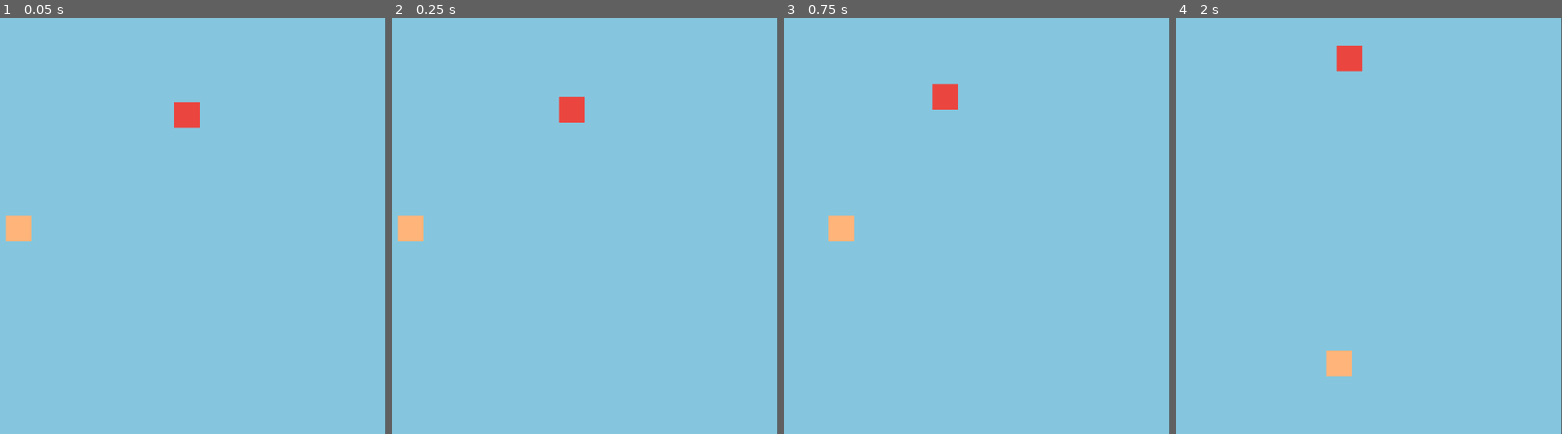
Above: before the commit, frames 1-4 (left to right).
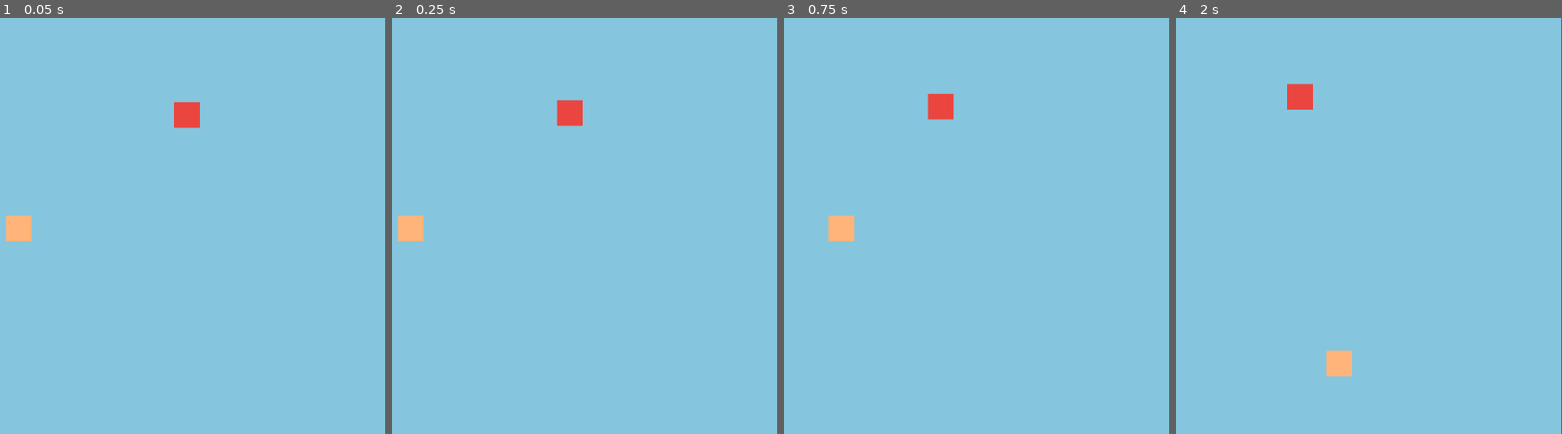
Above: after the commit, the same moments.

Repository: GuilhermeJuventino/Dog-Cleanup
Game: Godot game, scene res://prefabs/game.tscn
Same seed, same stepped clock (60 frames per second), same inputs: the game is played once before the commit and once after it.
Inputs:
- Up to frame 1 (0.05 s): no input
- Up to frame 2 (0.25 s): no input
- Up to frame 3 (0.75 s): hold Right (Right) from 0.53 s (still down)
- Up to frame 4 (2 s): release Right (Right) at 1.28 s; hold Down (Down) from 1.28 s (still down)

Frame 1 is identical in both runs. In frame 2, 0.2% of the frame differs, in the area x 42-50%, y 18-27%; in frame 3, 0.4%; in frame 4, 0.9%, in the area x 28-49%, y 6-23%.

Commit message:
Added an idle state for dog

Diff:
--- a/dog/dog.gd
+++ b/dog/dog.gd
@@ -1,5 +1,5 @@
+# Dog script (Which is here just to call move_and_slide()
 extends CharacterBody2D
-
 
 func _physics_process(_delta):
 	move_and_slide()
--- a/dog/dog.tscn
+++ b/dog/dog.tscn
@@ -1,8 +1,9 @@
-[gd_scene load_steps=5 format=3 uid="uid://b4r2un1415tvy"]
+[gd_scene load_steps=6 format=3 uid="uid://b4r2un1415tvy"]
 
 [ext_resource type="Script" path="res://dog/dog.gd" id="1_p00a8"]
 [ext_resource type="Script" path="res://states/state_machine.gd" id="2_wmhcd"]
 [ext_resource type="Script" path="res://states/dog_idle.gd" id="3_7vorx"]
+[ext_resource type="Script" path="res://states/dog_wander.gd" id="3_tb0c6"]
 
 [sub_resource type="RectangleShape2D" id="RectangleShape2D_7nnrs"]
 size = Vector2(40, 40)
@@ -13,6 +14,7 @@
 [node name="Body" type="CharacterBody2D" parent="."]
 collision_layer = 2
 collision_mask = 16385
+motion_mode = 1
 script = ExtResource("1_p00a8")
 
 [node name="ColorRect" type="ColorRect" parent="Body"]
@@ -26,7 +28,11 @@
 
 [node name="StateMachine" type="Node" parent="Body" node_paths=PackedStringArray("initial_state")]
 script = ExtResource("2_wmhcd")
-initial_state = NodePath("DogIdle")
+initial_state = NodePath("DogWander")
+
+[node name="DogWander" type="Node" parent="Body/StateMachine" node_paths=PackedStringArray("dog")]
+script = ExtResource("3_tb0c6")
+dog = NodePath("../..")
 
 [node name="DogIdle" type="Node" parent="Body/StateMachine" node_paths=PackedStringArray("dog")]
 script = ExtResource("3_7vorx")
--- a/player/player.gd
+++ b/player/player.gd
@@ -1,3 +1,4 @@
+# Player script
 extends CharacterBody2D
 
 const SPEED = 300.0
--- a/player/player.tscn
+++ b/player/player.tscn
@@ -10,6 +10,7 @@
 
 [node name="Body" type="CharacterBody2D" parent="."]
 collision_mask = 16386
+motion_mode = 1
 script = ExtResource("1_2644f")
 
 [node name="Texture" type="ColorRect" parent="Body"]
--- a/states/dog_idle.gd
+++ b/states/dog_idle.gd
@@ -1,25 +1,24 @@
+# Dog idle state class
 extends State
 class_name DogIdle
 
 @export var dog: CharacterBody2D
-@export var move_speed := 70.0
 
-var move_direction: Vector2
-var wander_time: float
+var wait_time: float
 
-func randomize_wander():
-	move_direction = Vector2(randf_range(-1, 1), randf_range(-1, 1)).normalized()
-	wander_time = randf_range(1, 3)
+func randomize_wait():
+	wait_time = randf_range(1, 3)
 
 func enter():
-	randomize_wander()
+	randomize_wait()
 
 func update(delta: float):
-	if wander_time > 0:
-		wander_time -= delta
+	if wait_time > 0:
+		wait_time -= delta
 	else:
-		randomize_wander()
+		Transitioned.emit(self, "DogWander")
 
 func physics_update(_delta: float):
 	if dog:
-		dog.velocity = move_direction * move_speed
+		dog.velocity.x = 0
+		dog.velocity.y = 0
--- /dev/null
+++ b/states/dog_wander.gd
@@ -0,0 +1,30 @@
+# Dog wander state class
+extends State
+class_name DogWander
+
+@export var dog: CharacterBody2D
+@export var move_speed := 70.0
+
+var move_direction: Vector2
+var wander_time: float
+
+func randomize_wander():
+	# Randomizing the direction the dog will wander to and for how long it will move in that direction
+	move_direction = Vector2(randf_range(-1, 1), randf_range(-1, 1)).normalized()
+	wander_time = randf_range(1, 3)
+
+func enter():
+	# Randomizing dog's wander direction and time upon entering wander state
+	randomize_wander()
+
+func update(delta: float):
+	# Updating wander time and transitioning to idle state after wander time expires
+	if wander_time > 0:
+		wander_time -= delta
+	else:
+		Transitioned.emit(self, "DogIdle")
+
+func physics_update(_delta: float):
+	# Updating dog's position
+	if dog:
+		dog.velocity = move_direction * move_speed
--- a/states/state.gd
+++ b/states/state.gd
@@ -1,16 +1,22 @@
+# Basic state class
 extends Node
 class_name State
 
+# Signal used for transitioning between states
 signal Transitioned
 
 func enter():
+	# For entering a new state
 	pass
 
 func exit():
+	# For exiting current state
 	pass
 
 func update(_delta: float):
+	# For updating non-physics related aspects of current state
 	pass
 
 func physics_update(_delta: float):
+	# For updating physics related aspects of current state
 	pass
--- a/states/state_machine.gd
+++ b/states/state_machine.gd
@@ -1,3 +1,4 @@
+# Basic state machine class
 extends Node
 
 @export var initial_state: State
@@ -6,34 +7,46 @@
 var states: Dictionary = {}
 
 func _ready():
+	# Getting all states in the state machine
 	for child in get_children():
 		if child is State:
 			states[child.name.to_lower()] = child
+
+			# Connecting child State to transitioned signal
 			child.Transitioned.connect(on_child_transition)
 
+	# Entering initial state
 	if initial_state:
 		initial_state.enter()
 		current_state = initial_state
 
 func _process(delta):
+	# Updating non-physics aspects of current state
 	if current_state:
 		current_state.update(delta)
 
 func _physics_process(delta):
+	# Updating physics aspects of current state
 	if current_state:
 		current_state.physics_update(delta)
 
 func on_child_transition(state, new_state_name):
+	# Transitioning between states
+
+	# Returning if state is not equal to current state to prevent errors
 	if state != current_state:
 		return
 
+	# Returning if new state variable is empty
 	var new_state = states.get(new_state_name.to_lower())
 	if !new_state:
 		return
 
+	# Exiting current_state
 	if current_state:
 		current_state.exit()
 
+	# Transitioning to new state
 	new_state.enter()
 
 	current_state = new_state
